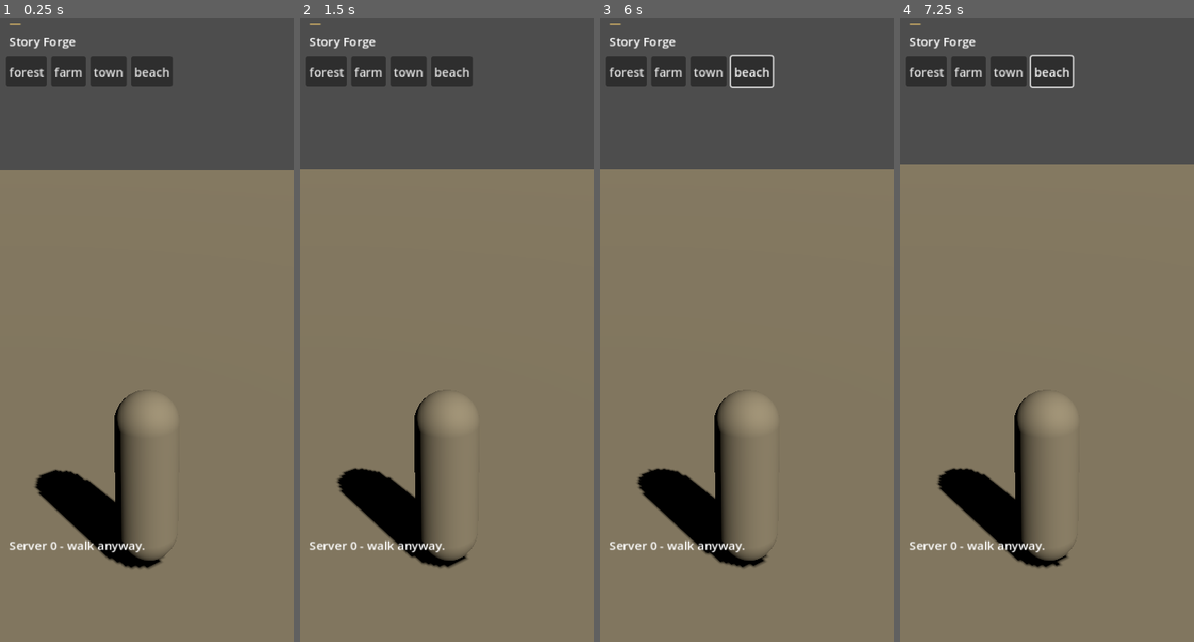
Above: before the commit, frames 1-4 (left to right).
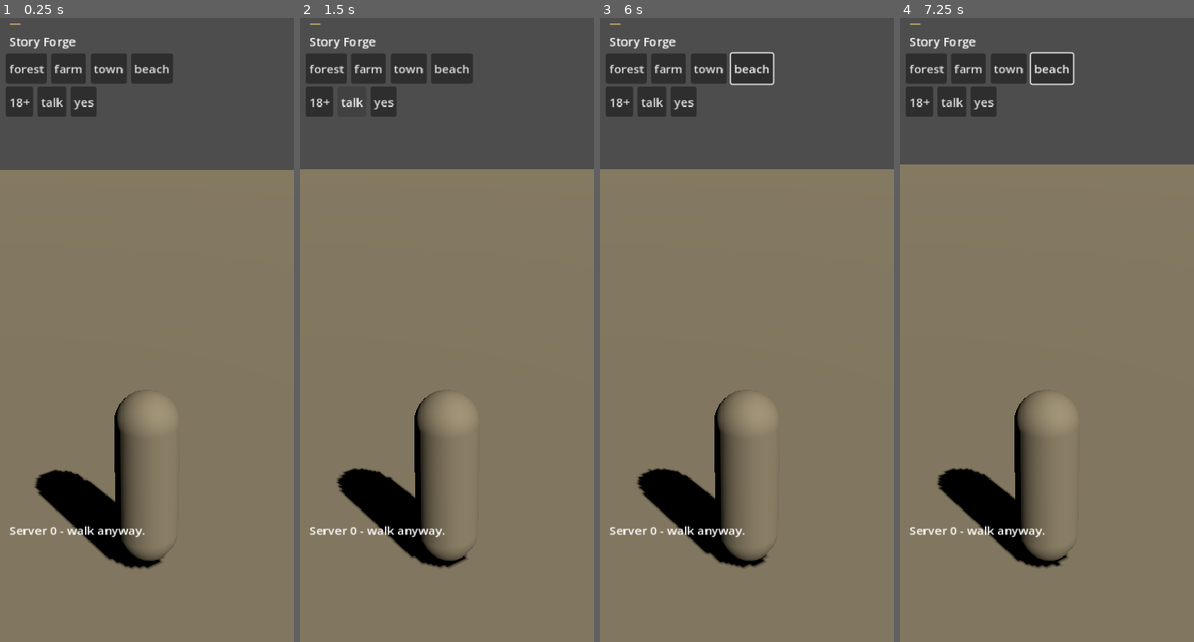
Above: after the commit, the same moments.

Repository: sk7hg824nn-ux/storyforge-xogot
Game: Godot game, scene res://scenes/main.tscn
Same seed, same stepped clock (60 frames per second), same inputs: the game is played once before the commit and once after it.
Inputs (mouse positions are in pixels of both pictures, inside the frame that each line leads up to):
- Up to frame 1 (0.25 s): no input
- Up to frame 2 (1.5 s): click (320, 99) at 0.5 s, where only the run after the commit has a clickable "18+"; click (352, 99) at 1.25 s, where only the run after the commit has a clickable "talk"
- Up to frame 3 (6 s): click (682, 99) at 2 s, where only the run after the commit has a clickable "yes"; click "forest" at 2.75 s; click "farm" at 3.5 s; click "town" at 4.25 s; click "beach" at 5 s; tap Enter at 5.75 s; move the mouse to (811, 292) at 5.77 s; hold Right (ui_right) from 5.78 s (still down)
- Up to frame 4 (7.25 s): move the mouse to (988, 354) at 6.52 s; release Right (ui_right) at 6.53 s; hold Down (ui_down) from 6.53 s (still down)

The runs differ from the first frame. In frame 1, 2.8% of the frame differs, in the area x 1-59%, y 5-86%; in frame 2, 2.4%; in frame 3, 2.9%, in the area x 1-60%, y 5-86%; in frame 4, 2.9%.

Commit message:
HUD dusk and talk buttons

Diff:
--- a/scenes/main.tscn
+++ b/scenes/main.tscn
@@ -25,6 +25,10 @@
 light_energy = 1.15
 shadow_enabled = true
 
+[node name="Fill" type="HemisphereLight3D" parent="."]
+light_color = Color(0.55, 0.7, 0.85, 1)
+light_energy = 0.45
+
 [node name="Ground" type="StaticBody3D" parent="."]
 
 [node name="Mesh" type="MeshInstance3D" parent="Ground"]
@@ -45,6 +49,7 @@
 [node name="Camera3D" type="Camera3D" parent="."]
 transform = Transform3D(1, 0, 0, 0, 1, 0, 0, 0, 1, 0, 3, 9)
 fov = 52.0
+far = 220.0
 
 [node name="HTTPRequest" type="HTTPRequest" parent="."]
 
@@ -70,17 +75,17 @@
 anchor_right = 1.0
 anchor_bottom = 1.0
 offset_left = 12.0
-offset_top = -140.0
+offset_top = -160.0
 offset_right = -12.0
-offset_bottom = -72.0
+offset_bottom = -88.0
 autowrap_mode = 3
 text = "Connecting…"
 
 [node name="Buttons" type="HBoxContainer" parent="HUD"]
 offset_left = 8.0
-offset_top = 68.0
+offset_top = 64.0
 offset_right = 380.0
-offset_bottom = 108.0
+offset_bottom = 104.0
 theme_override_constants/separation = 6
 
 [node name="Forest" type="Button" parent="HUD/Buttons"]
@@ -95,7 +100,26 @@
 [node name="Beach" type="Button" parent="HUD/Buttons"]
 text = "beach"
 
+[node name="More" type="HBoxContainer" parent="HUD"]
+offset_left = 8.0
+offset_top = 108.0
+offset_right = 380.0
+offset_bottom = 148.0
+theme_override_constants/separation = 6
+
+[node name="Dusk" type="Button" parent="HUD/More"]
+text = "18+"
+
+[node name="Talk" type="Button" parent="HUD/More"]
+text = "talk"
+
+[node name="Yes" type="Button" parent="HUD/More"]
+text = "yes"
+
 [connection signal="pressed" from="HUD/Buttons/Forest" to="." method="go_forest"]
 [connection signal="pressed" from="HUD/Buttons/Farm" to="." method="go_farm"]
 [connection signal="pressed" from="HUD/Buttons/Town" to="." method="go_town"]
 [connection signal="pressed" from="HUD/Buttons/Beach" to="." method="go_beach"]
+[connection signal="pressed" from="HUD/More/Dusk" to="." method="go_dusk"]
+[connection signal="pressed" from="HUD/More/Talk" to="." method="go_talk"]
+[connection signal="pressed" from="HUD/More/Yes" to="." method="go_yes"]
